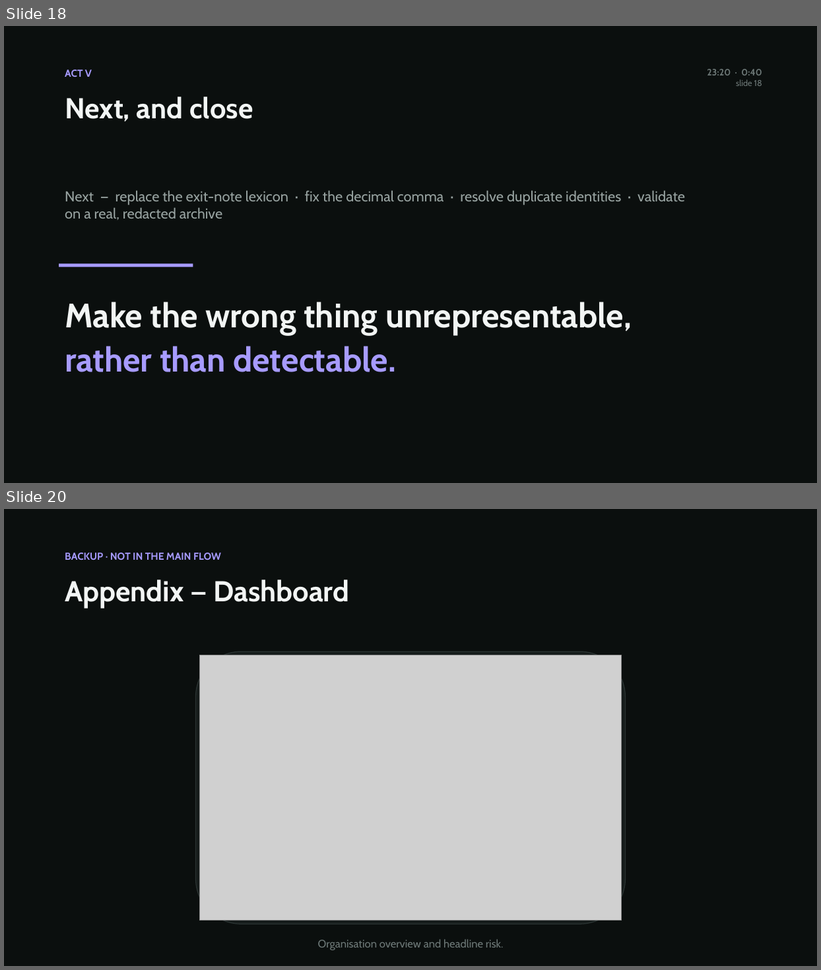
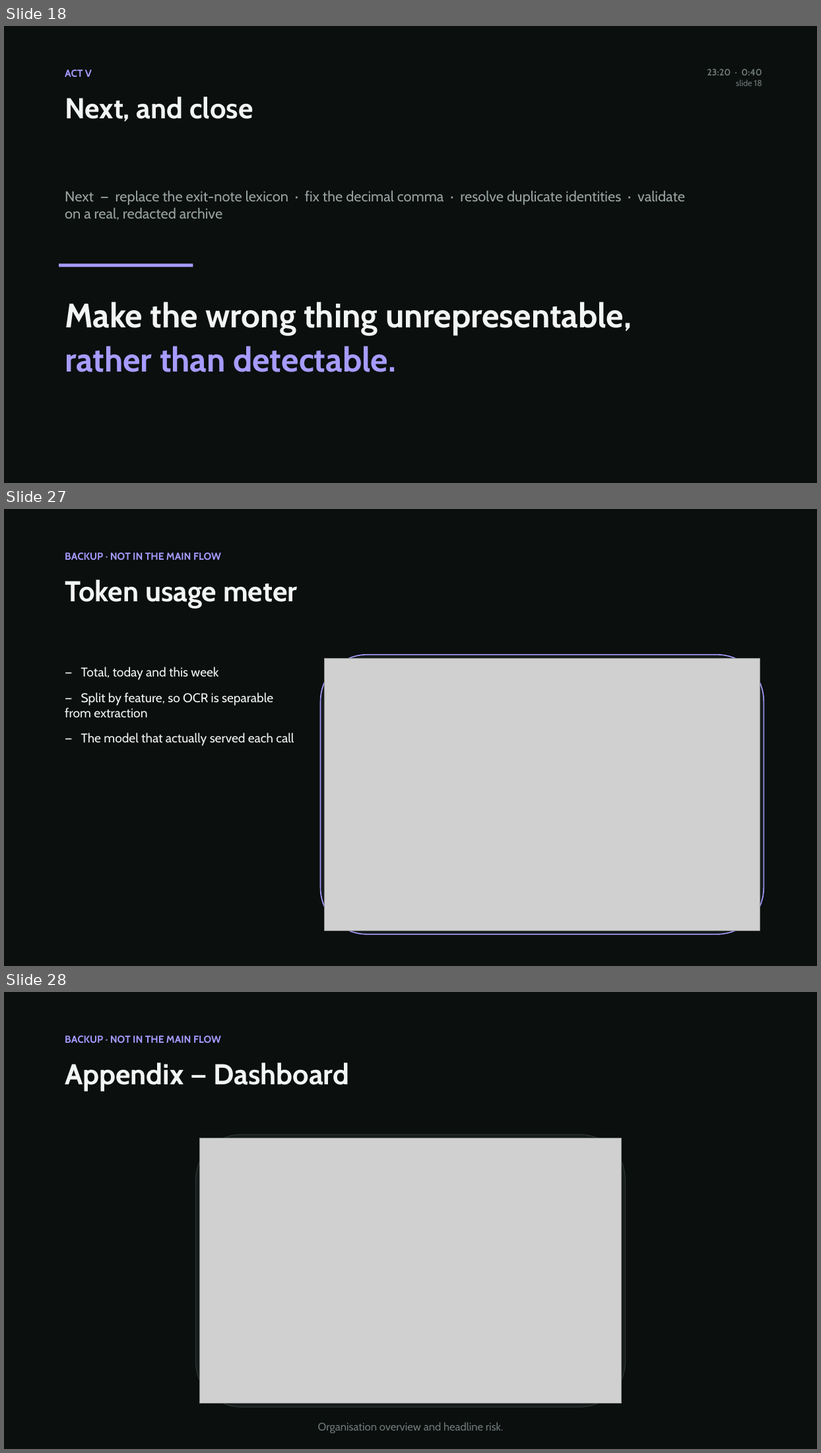
Before and after one commit to AzizKhayati1/companysim, a slide deck: docs/reading-the-paperwork.pptx. Shown one above the other, each under a label of ours: slides 18 and 20 before the commit, slides 18, 27 and 28 after it; the slides between them are not shown. The pictures are 821x970 and 821x1453 pixels, drawn with LibreOffice and Linux fonts; fonts in the diff are those of the drawing; grey boxes stand for pictures. Boxes give left, top, right and bottom in pixels: in the first picture for what was removed or moved away, otherwise in the second. Text is boxed around its words. In the diff, an @@ line names an element or a change of style, - is before the commit and + after.

```diff
--- a/docs/reading-the-paperwork.pptx
+++ b/docs/reading-the-paperwork.pptx
@@ slide 27 added at bbox=[4, 509, 817, 966], background #0B0F0E @@
@@ text added at bbox=[65, 553, 221, 560], 12 pt, text #A79BFF, bold @@
+BACKUP · NOT IN THE MAIN FLOW
@@ text added at bbox=[65, 580, 297, 608], 34 pt, text #F2F5F4, bold @@
+Token usage meter
@@ text added at bbox=[65, 667, 294, 746], 15 pt, text #F2F5F4 @@
+— Total, today and this week
+— Split by feature, so OCR is separable from extraction
+— The model that actually served each call
@@ rounded rectangle added at bbox=[321, 655, 764, 935], fill #161C1B, outline #A79BFF 1.25 pt @@
@@ picture added at bbox=[324, 658, 760, 931] @@
@@ what was slide 20 is now slide 28 @@
```
Also in this commit, not shown: 1 slide changed, 8 other slides added, 2 slides removed, 12 other files.
